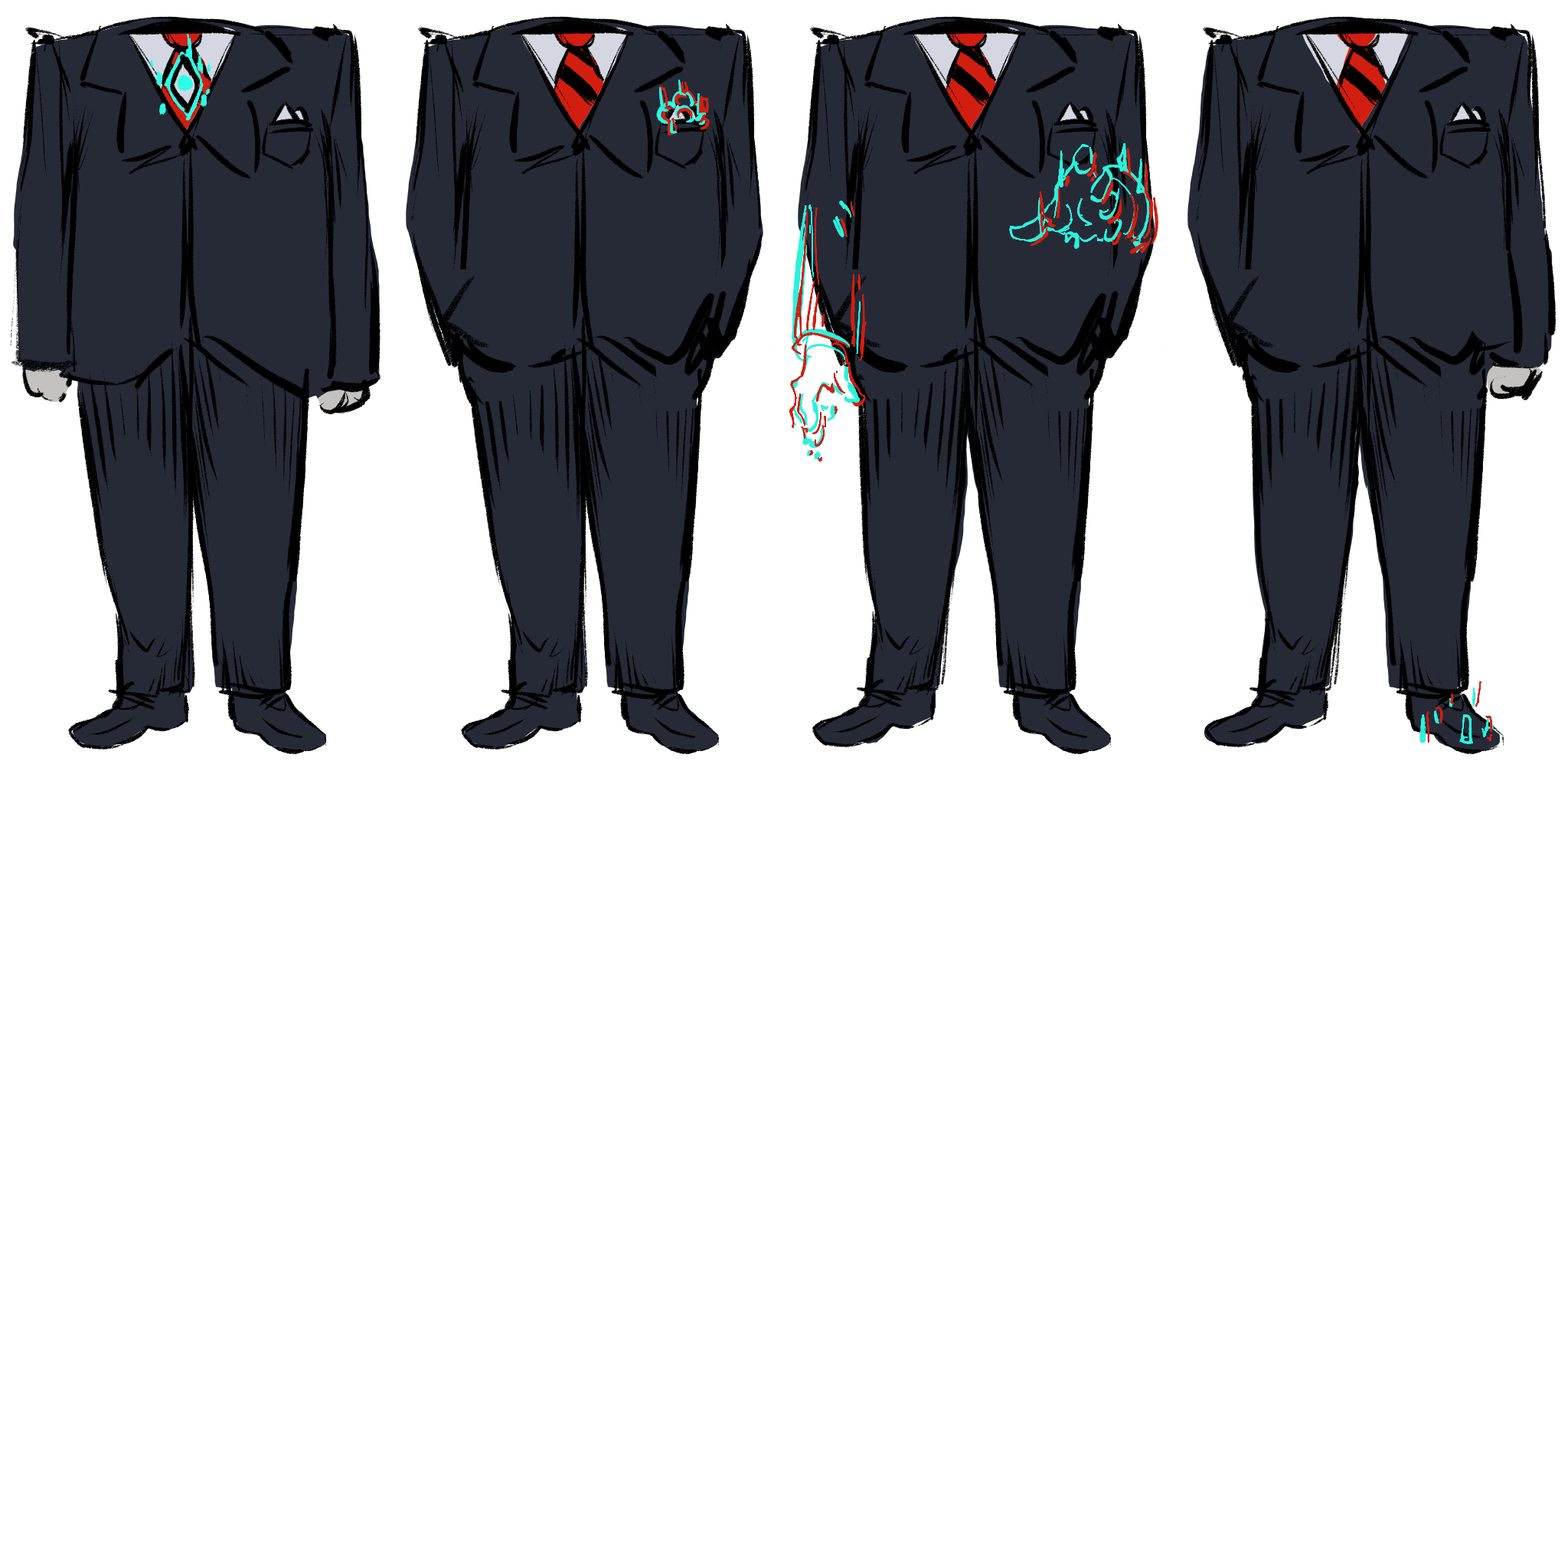
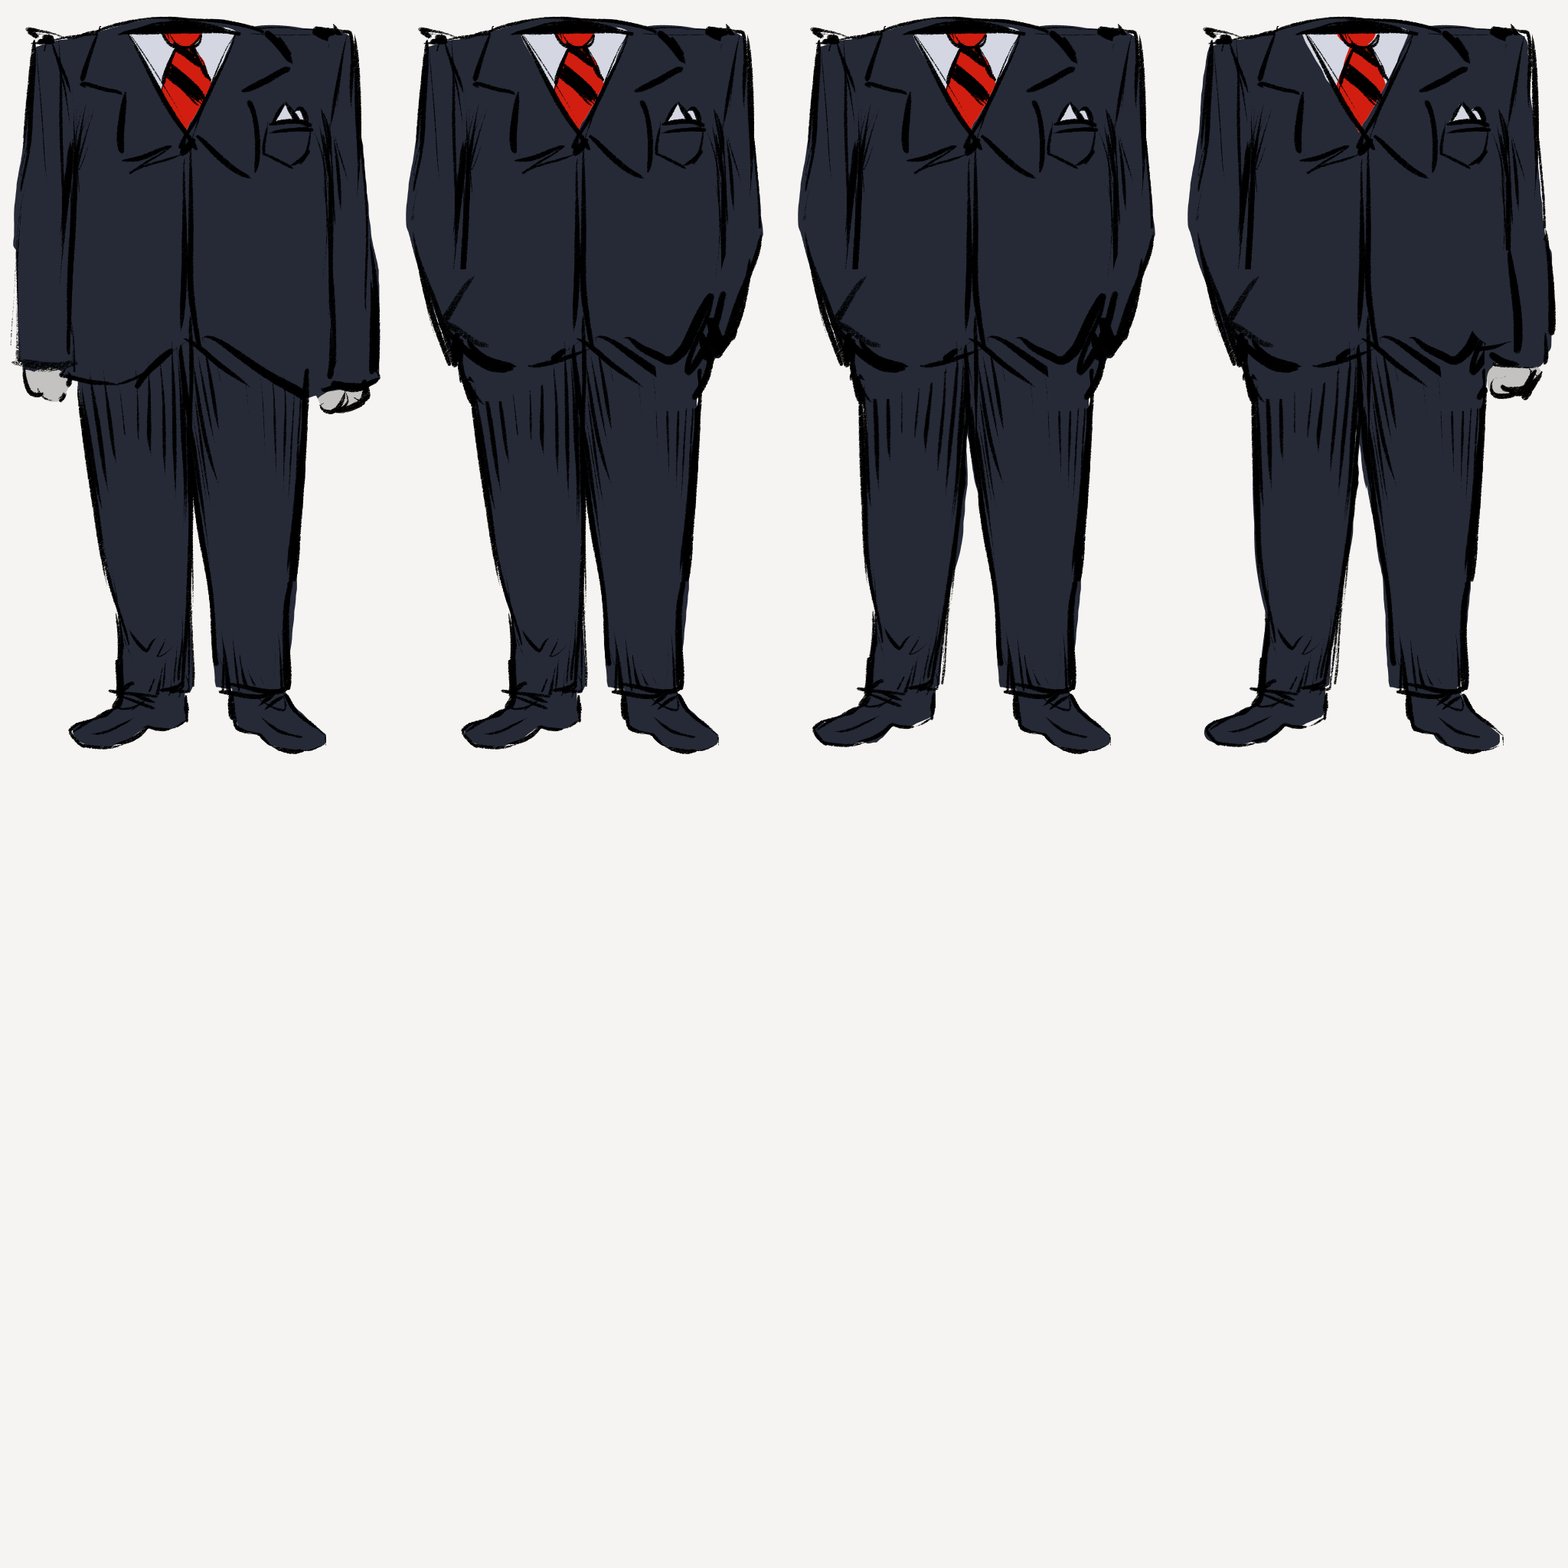
Revision of a layered 1568px x 1568px image; what changed, layer by layer:
hid group "glitched" (2 layers) over <box>147,0,1519,784</box>
painted on "Paint Layer 11" over <box>147,0,1519,784</box>
painted on "Copy of Paint Layer 6" (1st of 3, in "Group 9" › "bigbouse") over <box>0,0,441,784</box>
painted on "Copy of Paint Layer 6" (2nd of 3, in "Group 9" › "bigbouse") over <box>0,0,441,784</box>
painted on "Copy of Paint Layer 7 Merged" (1st of 3, in "Group 9" › "bigbouse" › "Group 8") over <box>0,0,441,784</box>
painted on "Copy of Paint Layer 7 Merged" (2nd of 3, in "Group 9" › "bigbouse" › "Group 8") over <box>0,0,441,784</box>
painted on "Copy of Paint Layer 7 Merged" (3rd of 3, in "Group 9" › "bigbouse" › "Group 8") over <box>0,0,441,784</box>
painted on "Paint Layer 7 Merged" over <box>0,0,392,784</box>